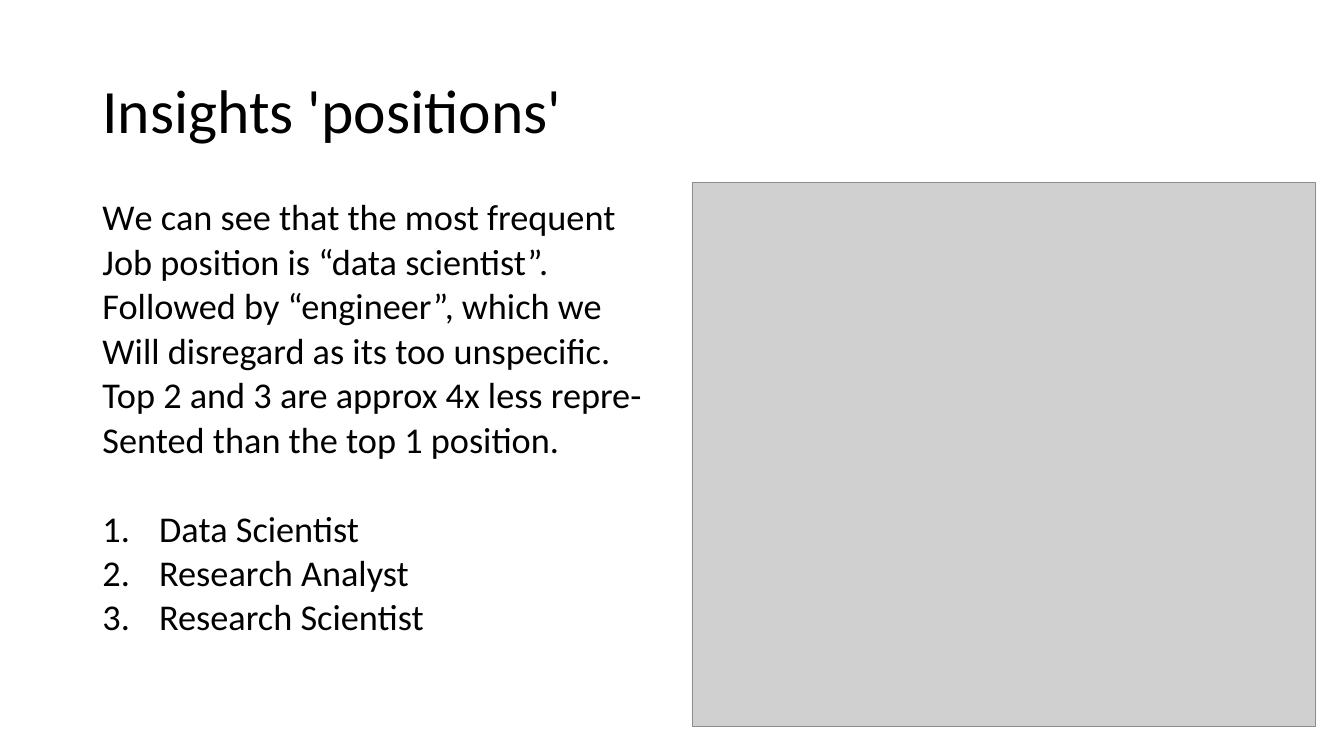
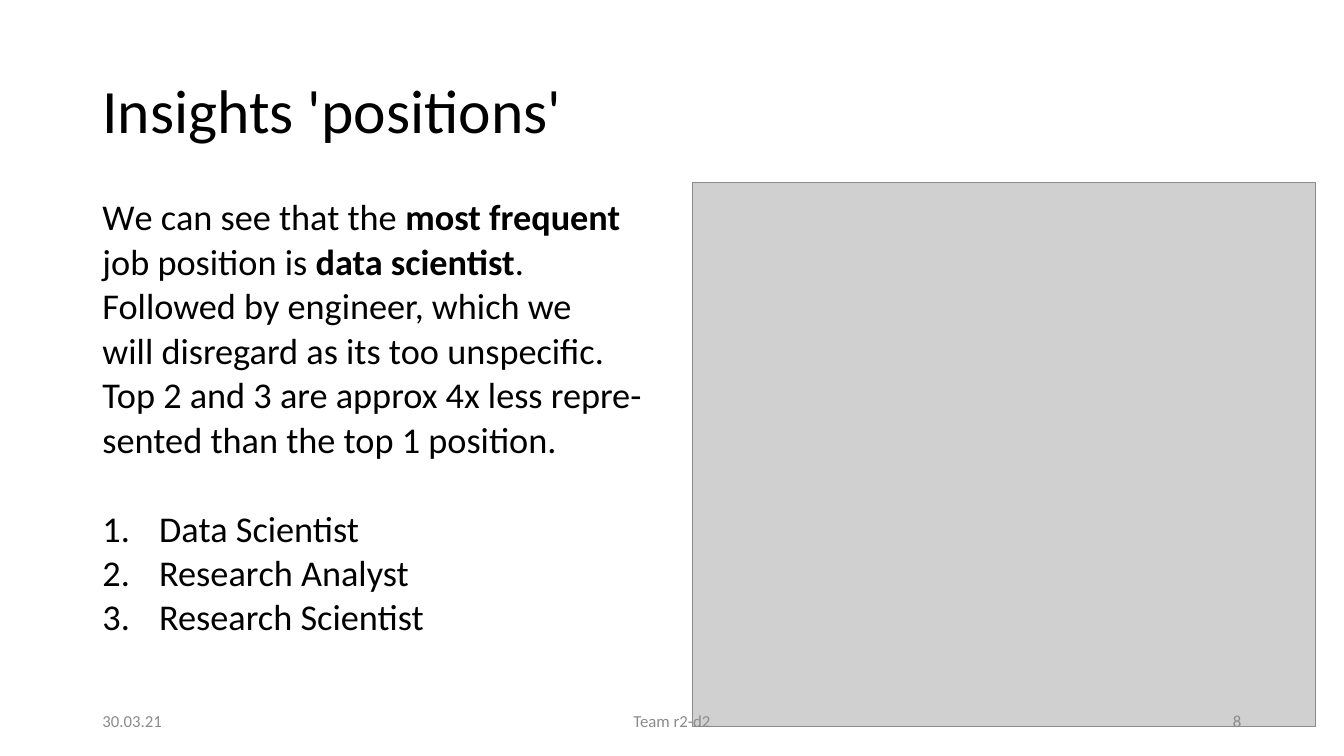
Before and after one commit to JosephineBiedermann/GroupProject1, a slide deck: slide 8 of Project1Presentation.pptx (slide 7 before the commit). Drawn at 1344x756 pixels with LibreOffice and Linux fonts; fonts in the diff are those of the drawing; grey boxes stand for pictures. Boxes give left, top, right and bottom in pixels: in the first picture for what was removed or moved away, otherwise in the second. Text is boxed around its words. In the diff, an @@ line names an element or a change of style, - is before the commit and + after.

```diff
--- a/Project1Presentation.pptx
+++ b/Project1Presentation.pptx
@@ text at box(102, 204, 620, 236): bold on in "most frequent" @@
@@ text at box(102, 249, 604, 371): text changed @@
-Job position is “data scientist”.
-Followed by “engineer”, which we
-Will disregard as its too unspecific.
+job position is data scientist.
+Followed by engineer, which we
+will disregard as its too unspecific.
@@ text at box(102, 427, 556, 459): text changed @@
-Sented than the top 1 position.
+sented than the top 1 position.
@@ text added at box(102, 716, 161, 727), 12 pt, text #8C8C8C @@
+30.03.21
@@ text added at box(633, 714, 711, 727), 12 pt, text #8C8C8C @@
+Team r2-d2
@@ page number added at box(1233, 716, 1241, 732), 12 pt, text #8C8C8C @@
+8
```
Also in this commit, not shown: 13 other slides changed, 6 slides added, 1 slide removed.
